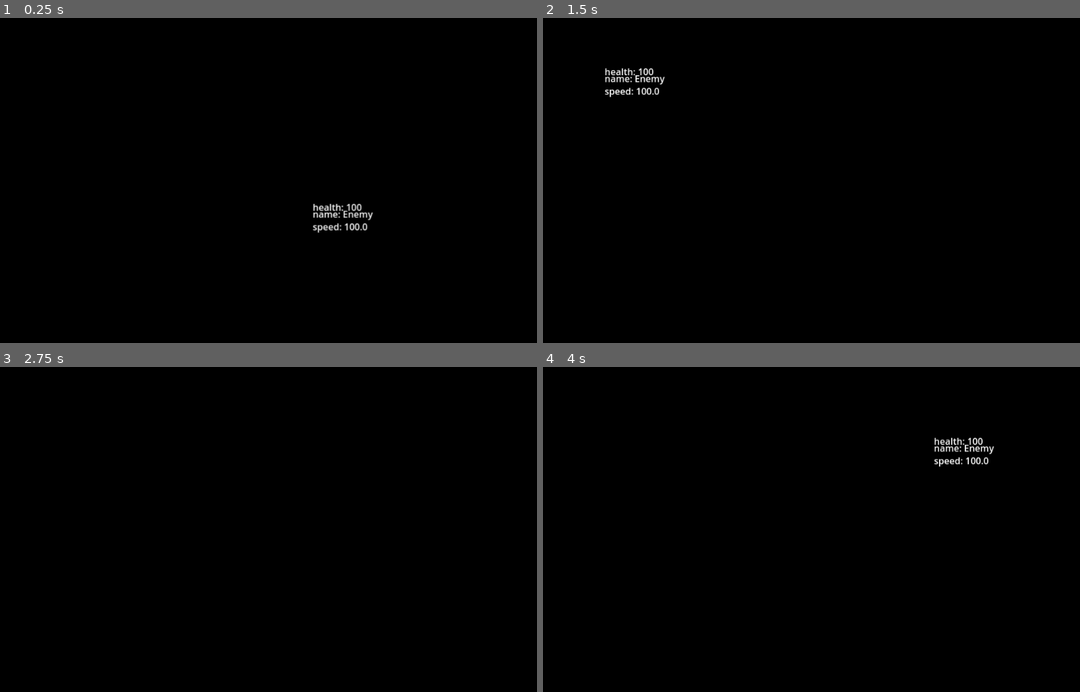
Above: before the commit, frames 1-4 (two rows, left to right).
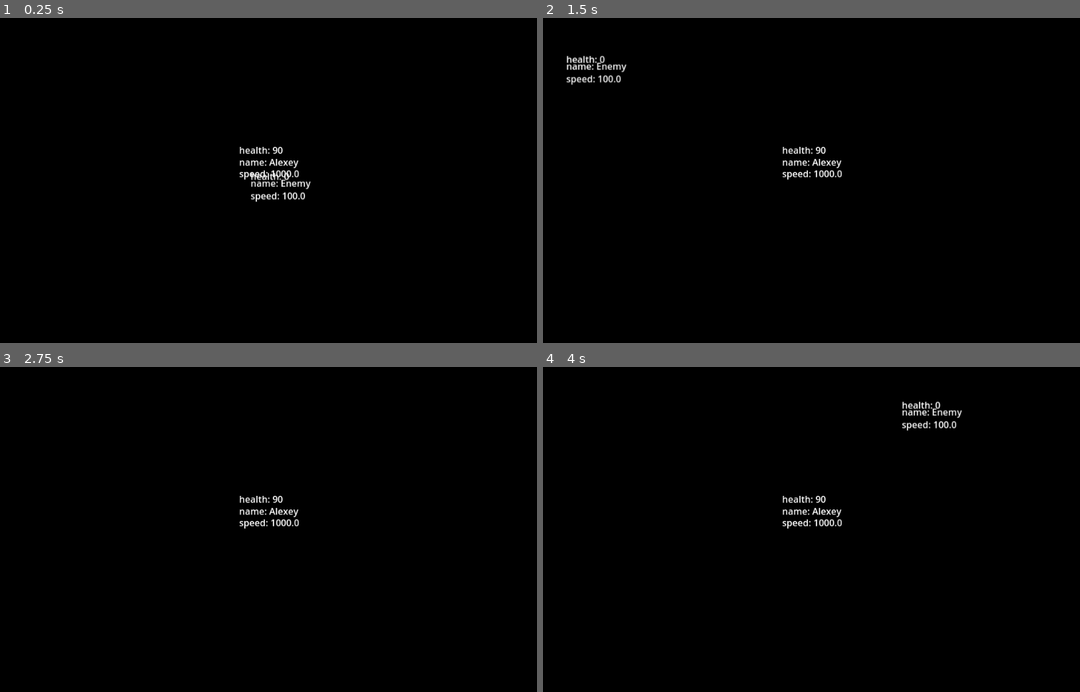
Above: after the commit, the same moments.

Repository: xxxxx-community/TheAihopGG-godot-wild-jam-80
Game: Godot game, scene res://scenes/objects/world/world.tscn
The game is run twice, just before and just after one commit, with the same random seed, the same clock (stepped at 60 frames per second) and the same inputs.
Inputs (mouse positions are in pixels of both pictures, inside the frame that each line leads up to):
- Up to frame 1 (0.25 s): no input
- Up to frame 2 (1.5 s): move the mouse to (918, 174) at 0.52 s; hold D (move_right) 0.53-1.28 s; tap 1 (select_weapon_1) at 0.6 s; move the mouse to (677, 206) at 1.27 s; hold Down (move_down) from 1.28 s (still down); tap 2 (select_weapon_2) at 1.35 s
- Up to frame 3 (2.75 s): tap Enter at 2 s; move the mouse to (306, 464) at 2.02 s; release Down (move_down) at 2.03 s; hold D (move_right) from 2.03 s (still down); tap 3 (select_weapon_3) at 2.1 s
- Up to frame 4 (4 s): tap Space at 2.75 s; move the mouse to (763, 607) at 2.77 s; release D (move_right) at 2.78 s; hold Up (move_up) 2.78-3.53 s; click (763, 607) at 2.85 s; move the mouse to (967, 591) at 3.52 s; hold A (move_left) from 3.53 s (still down); tap 1 (select_weapon_1) at 3.6 s

The runs differ from the first frame. In frame 1, 1.2% of the frame differs, in the area x 44-70%, y 39-67%; in frame 2, 1.1%; in frame 3, 0.4%; in frame 4, 1.1%.

Commit message:
feat: default_target default value

Diff:
--- a/scenes/characters/character/character.tscn
+++ b/scenes/characters/character/character.tscn
@@ -5,6 +5,9 @@
 
 [node name="Character" type="CharacterBody2D" groups=["character"]]
 script = ExtResource("1_fnnly")
+show_health_label = true
+show_name_label = true
+show_speed_label = true
 
 [node name="AnimationPlayer" type="AnimationPlayer" parent="."]
 unique_name_in_owner = true
--- a/scenes/characters/enemies/enemy/enemy.gd
+++ b/scenes/characters/enemies/enemy/enemy.gd
@@ -19,6 +19,8 @@
 	health_label.visible = show_health_label
 	name_label.visible = show_name_label
 	speed_label.visible = show_speed_label
+	if not default_target:
+		default_target = GlobalVars.player
 
 func _process(delta):
 	move_direction = (default_target.global_position - global_position).normalized()
--- a/scenes/characters/enemies/enemy/enemy.tscn
+++ b/scenes/characters/enemies/enemy/enemy.tscn
@@ -14,9 +14,6 @@
 collide_damage_duration = 1.0
 character_name = "Enemy"
 speed = 100.0
-show_health_label = true
-show_name_label = true
-show_speed_label = true
 
 [node name="CollisionShape2D" parent="." index="1"]
 shape = SubResource("CircleShape2D_gkyfy")
--- a/scenes/objects/world/world.tscn
+++ b/scenes/objects/world/world.tscn
@@ -14,11 +14,7 @@
 
 [node name="Characters" type="Node" parent="."]
 
-[node name="Enemy" parent="Characters" node_paths=PackedStringArray("default_target") instance=ExtResource("4_neq0c")]
-position = Vector2(129, 90)
-default_target = NodePath("../Player")
-health = 100
-max_health = 100
-
 [node name="Player" parent="Characters" instance=ExtResource("3_neq0c")]
 speed = 1000.0
+
+[node name="Enemy" parent="Characters" instance=ExtResource("4_neq0c")]
